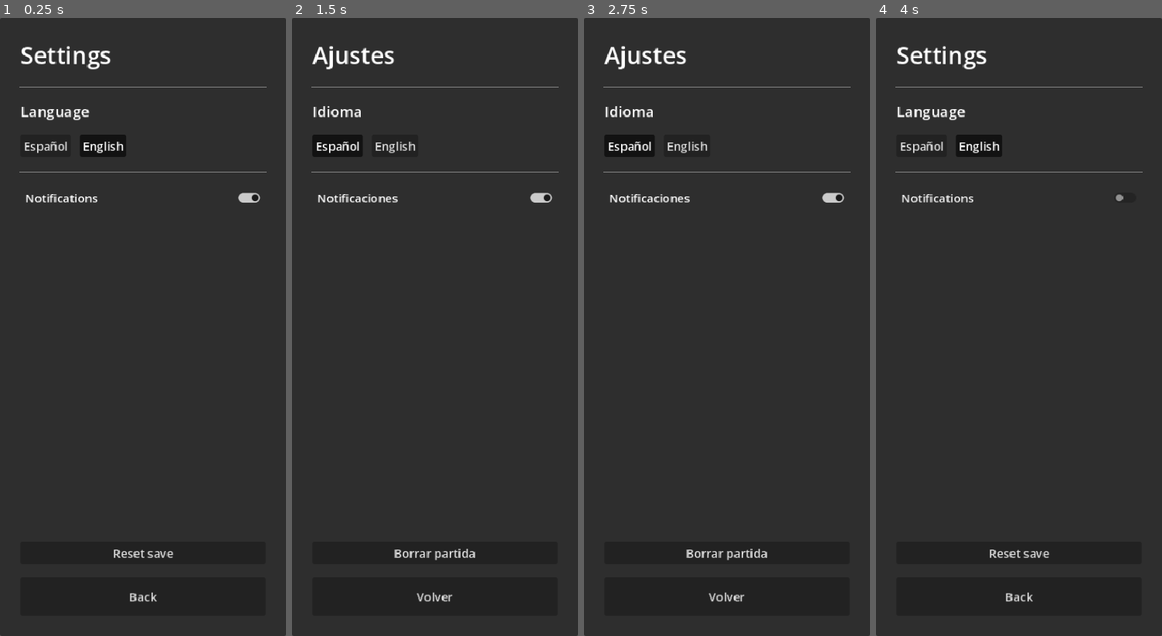
Above: before the commit, frames 1-4 (left to right).
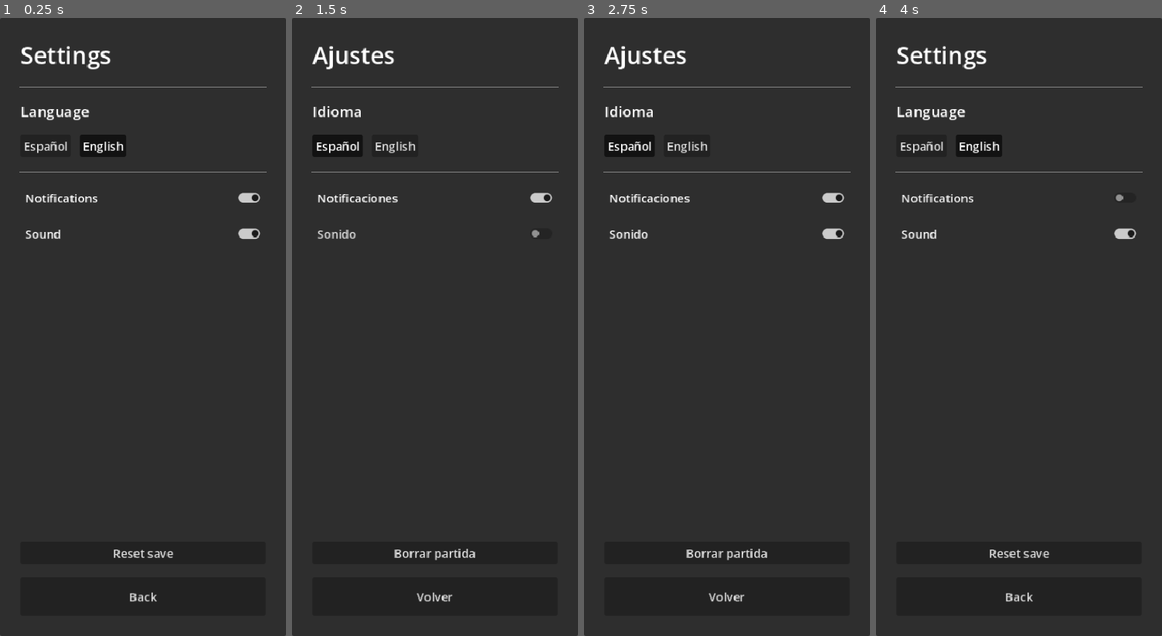
Above: after the commit, the same moments.

Repository: cvalera18/pets
Game: Godot game, scene res://scenes/ui/Settings.tscn
Same seed, same stepped clock (60 frames per second), same inputs: the game is played once before the commit and once after it. This scene is started directly instead of the project's main scene.
Inputs (mouse positions are in pixels of both pictures, inside the frame that each line leads up to):
- Up to frame 1 (0.25 s): no input
- Up to frame 2 (1.5 s): click (435, 234) at 0.5 s, where only the run after the commit has a clickable "Sound"; click "Español" at 1.25 s
- Up to frame 3 (2.75 s): click (727, 234) at 2 s, where only the run after the commit has a clickable "Sonido"
- Up to frame 4 (4 s): click "English" at 2.75 s; click "Notifications" at 3.5 s

The runs differ from the first frame. In frame 1, 0.2% of the frame differs, in the area x 8-92%, y 34-36%; in frame 2, 0.1%; in frame 3, 0.2%; in frame 4, 0.2%.

Commit message:
feat: phase 2 — procedural sound effects (no audio assets)
- AudioManager autoload: synthesizes SFX in code as AudioStreamWAV from raw PCM
  (decaying sine notes) — munch / arpeggio / chime / sleep / wake. Zero audio
  files, license-clean, swappable for real samples later.
- Plays through a round-robin AudioStreamPlayer pool, hooked to
  EventBus.burst_requested (so a sound only fires on a *successful* interaction)
  plus pet_woken
- Sound on/off toggle in Settings, persisted via GameState.sfx_enabled and
  respected by AudioManager

Verified via the Godot MCP: streams synthesize and play without error.

Co-Authored-By: Claude Opus 4.8 <noreply@anthropic.com>

Diff:
--- /dev/null
+++ b/autoloads/AudioManager.gd
@@ -0,0 +1,130 @@
+## AudioManager.gd
+## Autoload singleton — procedural sound effects, fully synthesized in code.
+##
+## No audio assets: each SFX is built at startup as an AudioStreamWAV from raw
+## 16-bit PCM samples (simple decaying sine "notes"). This keeps the project
+## asset-free and license-clean; swap in real .wav/.ogg later by replacing the
+## _make_* builders with preloaded streams.
+##
+## Decoupled like everything else: it listens to EventBus.burst_requested (the
+## same signal the particle juice uses, so a sound only plays on a *successful*
+## interaction) plus pet_woken, and respects GameState.sfx_enabled.
+extends Node
+
+const RATE: int       = 22050
+const POOL_SIZE: int  = 5
+const VOLUME_DB: float = -4.0
+
+var _sfx: Dictionary = {}
+var _players: Array[AudioStreamPlayer] = []
+var _next: int = 0
+
+
+func _ready() -> void:
+	for _i in POOL_SIZE:
+		var p := AudioStreamPlayer.new()
+		p.volume_db = VOLUME_DB
+		add_child(p)
+		_players.append(p)
+
+	_sfx = {
+		"eat":   _make_eat(),
+		"play":  _make_play(),
+		"love":  _make_love(),
+		"sleep": _make_sleep(),
+		"wake":  _make_wake(),
+	}
+
+	EventBus.burst_requested.connect(_on_burst_requested)
+	EventBus.pet_woken.connect(_on_pet_woken)
+
+
+# ─── Playback ─────────────────────────────────────────────────────────────────
+
+func _on_burst_requested(kind: String, _world_pos: Vector2) -> void:
+	_play(kind)  # kind == "eat" | "play" | "love" | "sleep"
+
+
+func _on_pet_woken() -> void:
+	_play("wake")
+
+
+## Plays a named SFX through a round-robin player pool (allows overlap).
+func _play(key: String) -> void:
+	if not GameState.sfx_enabled:
+		return
+	var stream: AudioStream = _sfx.get(key)
+	if stream == null:
+		return
+	var p := _players[_next]
+	_next = (_next + 1) % POOL_SIZE
+	p.stream = stream
+	p.play()
+
+
+# ─── Synthesis ────────────────────────────────────────────────────────────────
+
+## Appends a single decaying sine "note" to a float sample buffer.
+func _note(buf: PackedFloat32Array, freq: float, dur: float, vol: float, decay: float = 6.0) -> void:
+	var n := int(dur * RATE)
+	for i in n:
+		var t := float(i) / float(RATE)
+		var env := exp(-t * decay)
+		var attack := minf(1.0, t / 0.004)  # tiny fade-in avoids a click
+		buf.append(sin(TAU * freq * t) * env * attack * vol)
+
+
+func _silence(buf: PackedFloat32Array, dur: float) -> void:
+	for _i in int(dur * RATE):
+		buf.append(0.0)
+
+
+func _to_stream(buf: PackedFloat32Array) -> AudioStreamWAV:
+	var bytes := PackedByteArray()
+	bytes.resize(buf.size() * 2)
+	for i in buf.size():
+		bytes.encode_s16(i * 2, int(clampf(buf[i], -1.0, 1.0) * 32767.0))
+
+	var s := AudioStreamWAV.new()
+	s.format = AudioStreamWAV.FORMAT_16_BITS
+	s.mix_rate = RATE
+	s.stereo = false
+	s.data = bytes
+	return s
+
+
+func _make_eat() -> AudioStreamWAV:
+	var b := PackedFloat32Array()
+	_note(b, 200.0, 0.06, 0.5, 16.0)
+	_silence(b, 0.03)
+	_note(b, 160.0, 0.07, 0.5, 16.0)
+	return _to_stream(b)
+
+
+func _make_play() -> AudioStreamWAV:
+	var b := PackedFloat32Array()  # cheerful C-E-G arpeggio
+	_note(b, 523.25, 0.09, 0.4)
+	_note(b, 659.25, 0.09, 0.4)
+	_note(b, 783.99, 0.13, 0.4)
+	return _to_stream(b)
+
+
+func _make_love() -> AudioStreamWAV:
+	var b := PackedFloat32Array()  # warm two-tone chime
+	_note(b, 587.33, 0.16, 0.4, 4.0)
+	_note(b, 880.00, 0.22, 0.35, 4.0)
+	return _to_stream(b)
+
+
+func _make_sleep() -> AudioStreamWAV:
+	var b := PackedFloat32Array()  # soft descending
+	_note(b, 392.0, 0.16, 0.35, 5.0)
+	_note(b, 261.63, 0.24, 0.35, 4.0)
+	return _to_stream(b)
+
+
+func _make_wake() -> AudioStreamWAV:
+	var b := PackedFloat32Array()  # gentle ascending
+	_note(b, 261.63, 0.10, 0.35)
+	_note(b, 392.00, 0.16, 0.35)
+	return _to_stream(b)
--- a/autoloads/GameState.gd
+++ b/autoloads/GameState.gd
@@ -15,3 +15,6 @@
 ## Live notifications opt-out, toggled in Settings and respected by
 ## NotificationManager. Loaded from the save on launch.
 var notifications_enabled: bool = true
+
+## Live sound-effects toggle, set in Settings and respected by AudioManager.
+var sfx_enabled: bool = true
--- a/project.godot
+++ b/project.godot
@@ -23,6 +23,7 @@
 GameState="*res://autoloads/GameState.gd"
 SaveSystem="*res://autoloads/SaveSystem.gd"
 NotificationManager="*res://autoloads/NotificationManager.gd"
+AudioManager="*res://autoloads/AudioManager.gd"
 
 [display]
 
--- a/scenes/room/Room.gd
+++ b/scenes/room/Room.gd
@@ -88,6 +88,7 @@
 	var settings := {
 		"locale":                TranslationServer.get_locale().split("_")[0],
 		"notifications_enabled": GameState.notifications_enabled,
+		"sfx_enabled":           GameState.sfx_enabled,
 	}
 	var cosmetics := {
 		"equipped_skin": "skin_default",  # TODO v2: read from CosmeticManager.
@@ -102,6 +103,7 @@
 	if locale in GameConfig.SUPPORTED_LOCALES:
 		TranslationServer.set_locale(locale)
 	GameState.notifications_enabled = bool(settings.get("notifications_enabled", true))
+	GameState.sfx_enabled = bool(settings.get("sfx_enabled", true))
 
 
 func _on_save_requested() -> void:
--- a/scenes/ui/Settings.gd
+++ b/scenes/ui/Settings.gd
@@ -47,6 +47,12 @@
 	_notif_check.toggled.connect(_on_notifications_toggled)
 	box.add_child(_notif_check)
 	_register_text(_notif_check, "SETTINGS_NOTIFICATIONS")
+
+	var sfx_check := CheckButton.new()
+	sfx_check.button_pressed = GameState.sfx_enabled
+	sfx_check.toggled.connect(_on_sfx_toggled)
+	box.add_child(sfx_check)
+	_register_text(sfx_check, "SETTINGS_SOUND")
 
 	var spacer := Control.new()
 	spacer.size_flags_vertical = Control.SIZE_EXPAND_FILL
@@ -114,6 +120,11 @@
 	_persist()
 
 
+func _on_sfx_toggled(enabled: bool) -> void:
+	GameState.sfx_enabled = enabled
+	_persist()
+
+
 func _on_reset_pressed() -> void:
 	var dialog := ConfirmationDialog.new()
 	dialog.dialog_text = tr("UI_CONFIRM_DELETE")
Not shown, changed: i18n/en.po
Not shown, changed: i18n/es.po
